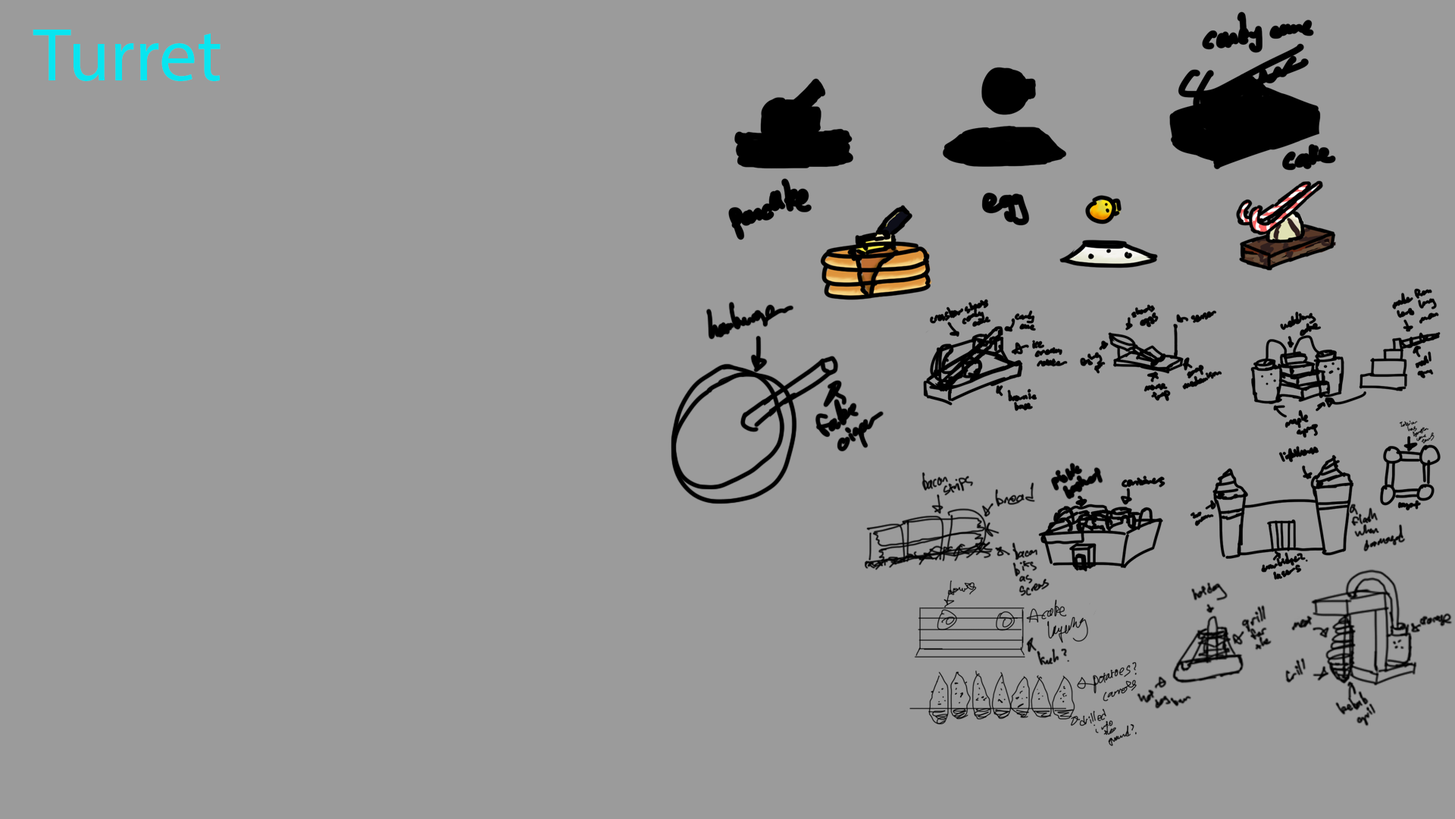
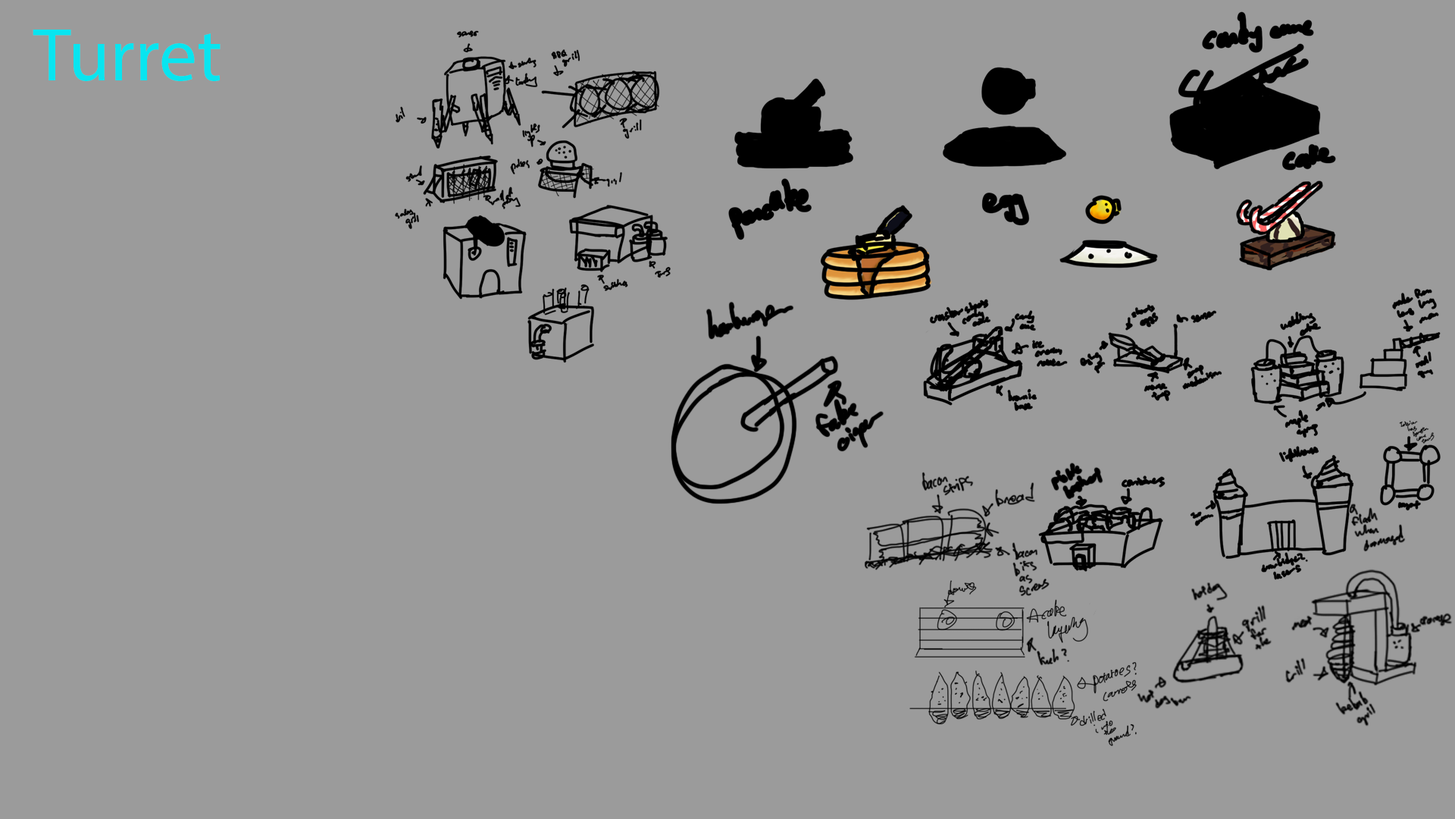
Layers edited between the first and the second 1455 × 819 image:
added layer "Layer 11" above "Layer 10" over (394, 30, 671, 364)
